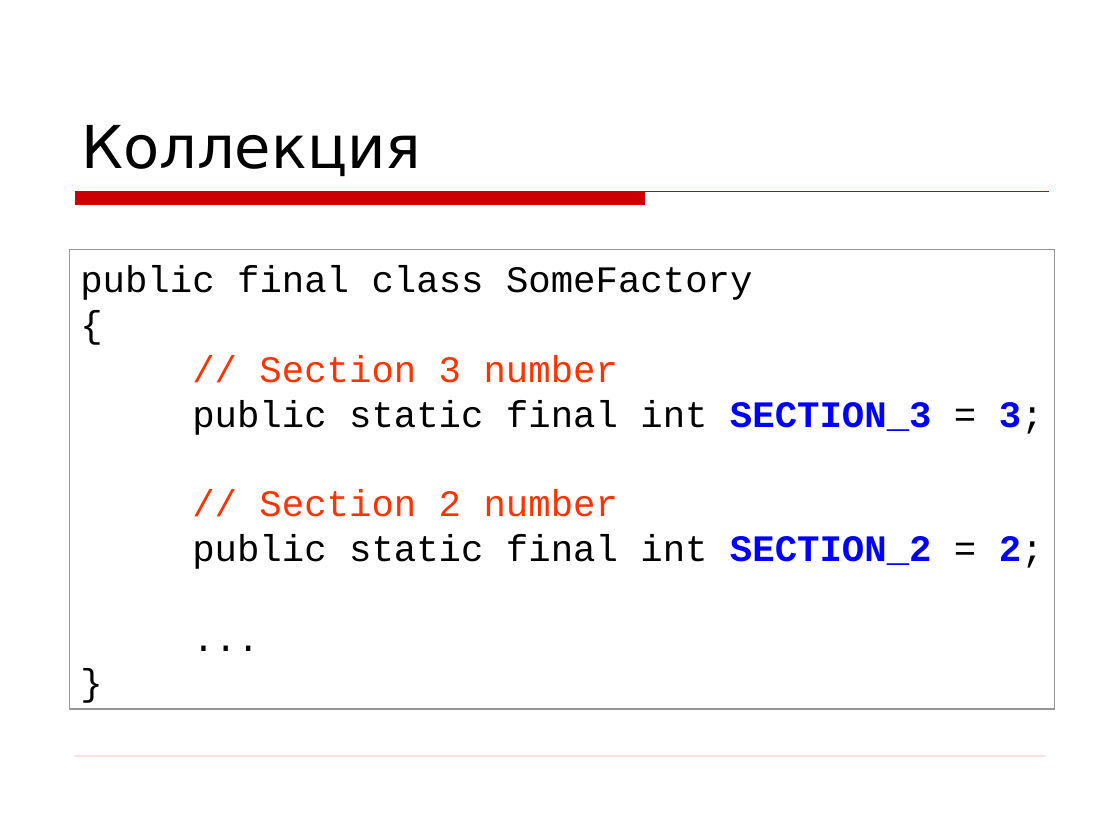
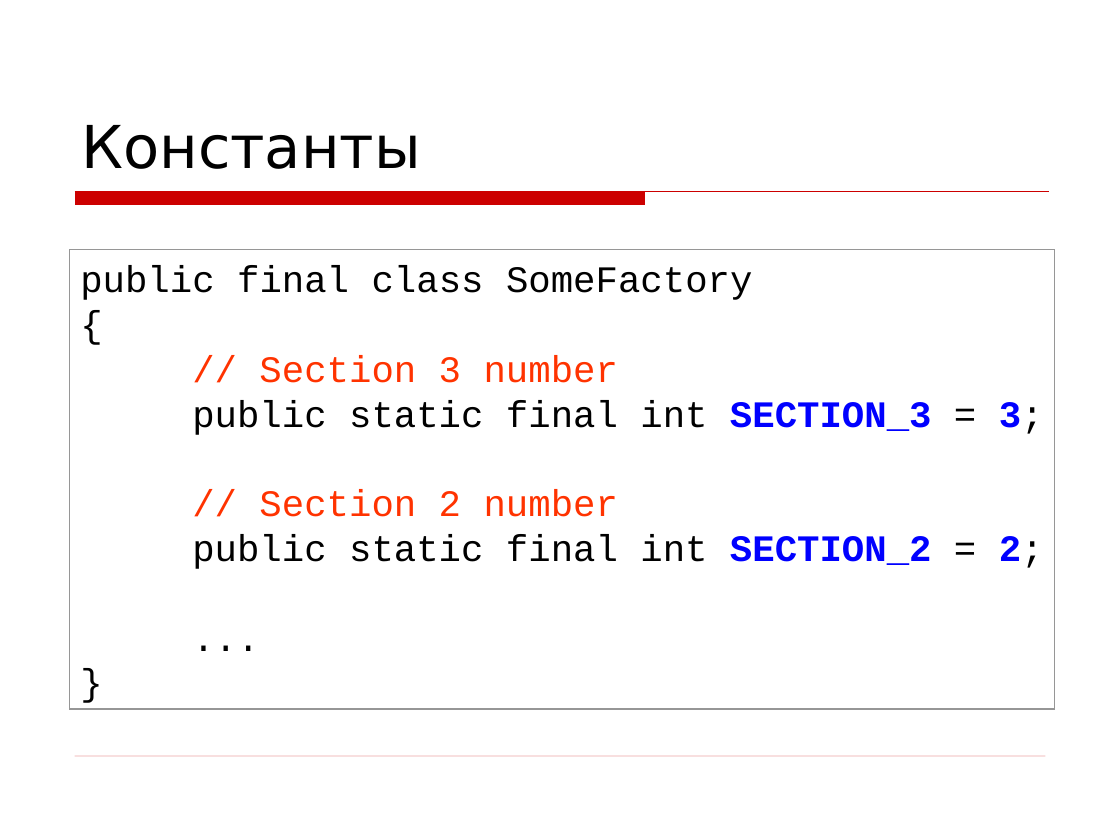
Before and after one commit to asolntsev/presentations, a slide deck: slide 31 of wtf-code/WTF_code.devclub.ru.ppt (slide 24 before the commit). Drawn at 1120x840 pixels with LibreOffice and Linux fonts; fonts in the diff are those of the drawing; background and template pictures are left out. Boxes give left, top, right and bottom in pixels: in the first picture for what was removed or moved away, otherwise in the second. Text is boxed around its words. In the diff, an @@ line names an element or a change of style, - is before the commit and + after.

```diff
--- a/wtf-code/WTF_code.devclub.ru.ppt
+++ b/wtf-code/WTF_code.devclub.ru.ppt
@@ title at [81, 125, 421, 169]: text changed @@
-Коллекция
+Константы
```
Also in this commit, not shown: 10 other slides changed, 2 slides added.
